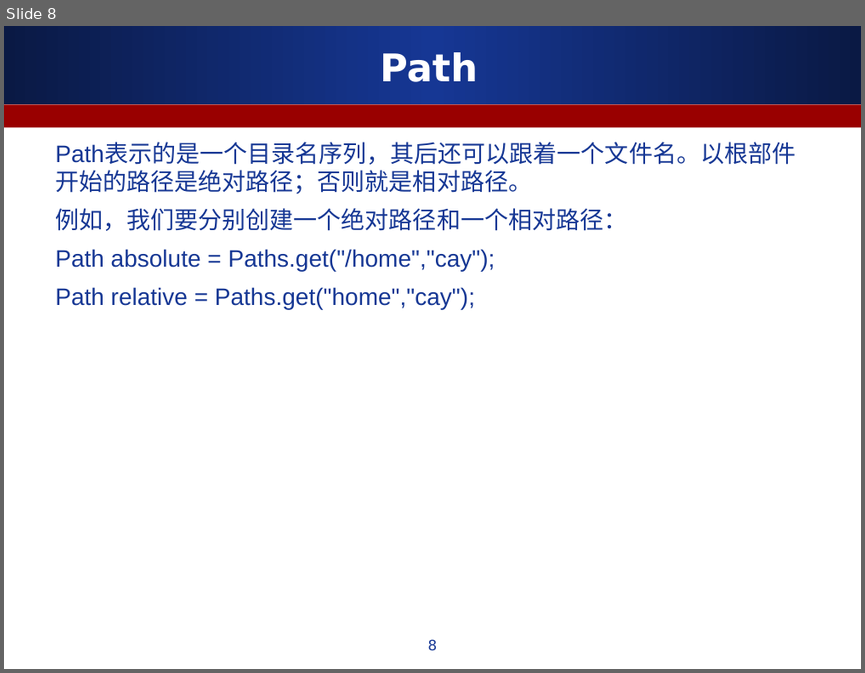
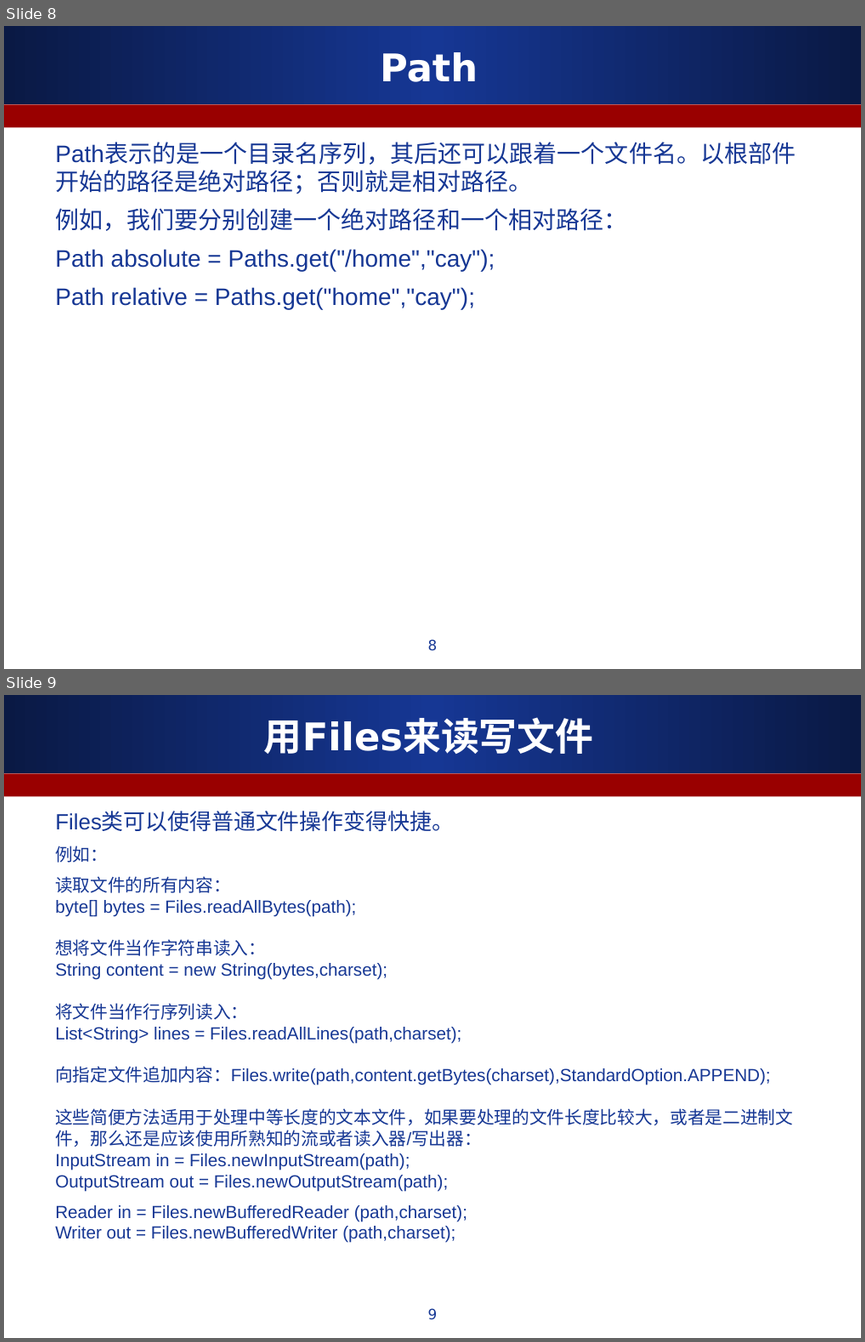
Before and after one commit to ALiberInc/Training, a slide deck: Java/第七章_流与文件.ppt. Shown one above the other, each under a label of ours: slide 8 before the commit, slides 8 and 9 after it. The pictures are 865x673 and 865x1342 pixels, drawn with LibreOffice and Linux fonts; fonts in the diff are those of the drawing. Boxes give left, top, right and bottom in pixels: in the first picture for what was removed or moved away, otherwise in the second. Text is boxed around its words. In the diff, an @@ line names an element or a change of style, - is before the commit and + after.

```diff
--- a/Java/第七章_流与文件.ppt
+++ b/Java/第七章_流与文件.ppt
@@ slide 9 added at box(4, 695, 861, 1338), background #FFFFFF; not listed: 2 template elements that a slide beside it also shows @@
@@ title added at box(264, 717, 593, 754), 32 pt, text #FFFFFF, bold @@
+用Files来读写文件
@@ text added at box(55, 811, 793, 1242), 14.8 pt, text #163794 @@
+Files类可以使得普通文件操作变得快捷。
+例如：
+读取文件的所有内容：
+byte[] bytes = Files.readAllBytes(path);
+想将文件当作字符串读入：
+String content = new String(bytes,charset);
+将文件当作行序列读入：
+List<String> lines = Files.readAllLines(path,charset);
+向指定文件追加内容：Files.write(path,content.getBytes(charset),StandardOption.APPEND);
+这些简便方法适用于处理中等长度的文本文件，如果要处理的文件长度比较大，或者是二进制文件，那么还是应该使用所熟知的流或者读入器/写出器：
+InputStream in = Files.newInputStream(path);
+OutputStream out = Files.newOutputStream(path);
+Reader in = Files.newBufferedReader (path,charset);
+Writer out = Files.newBufferedWriter (path,charset);
@@ page number added at box(428, 1308, 438, 1320), 12 pt, text #163794 @@
+9
```
Also in this commit, not shown: 4 slides changed, 1 other slide added.
